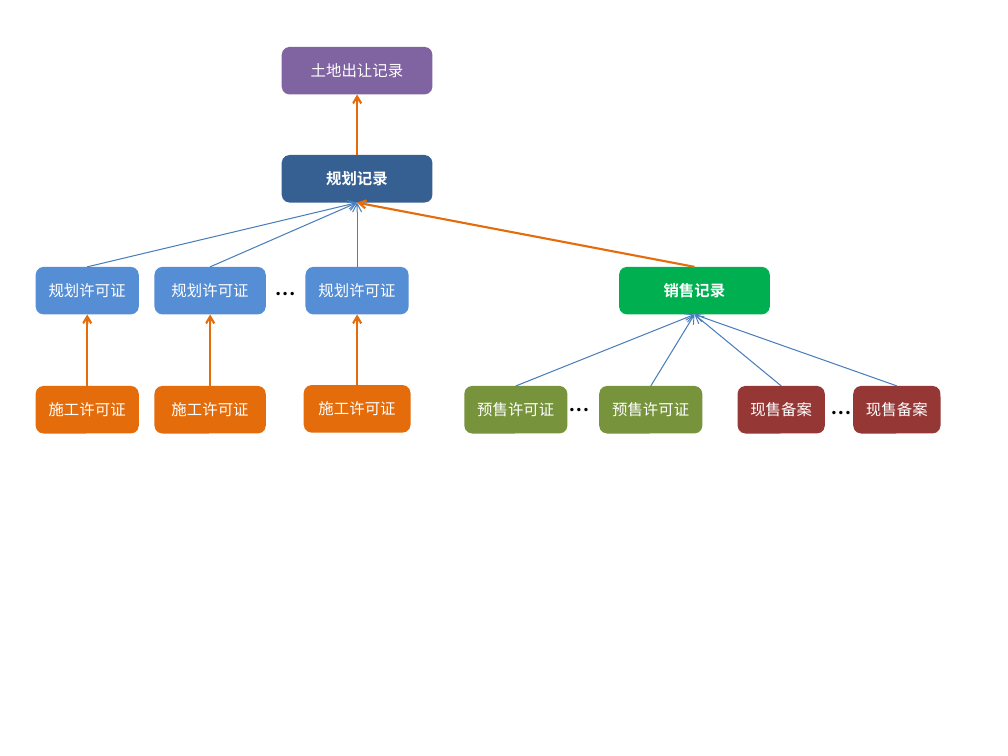
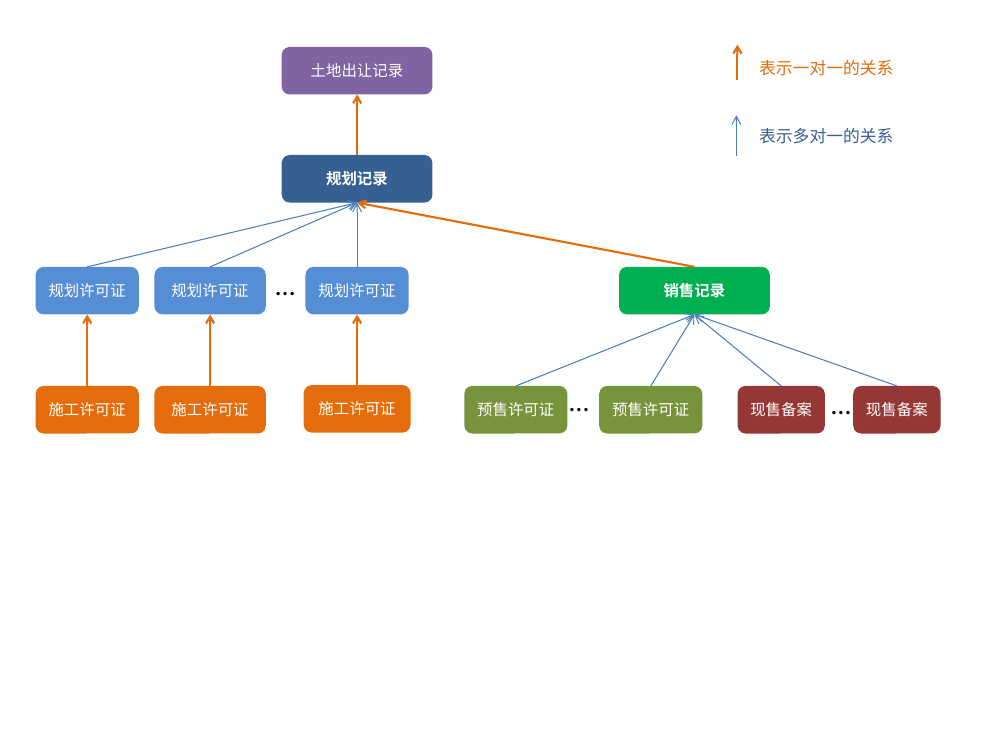
Before and after one commit to micty/house, a slide deck: slide 2 of permit/doc/逻辑关系.pptx. Drawn at 1008x756 pixels with LibreOffice and Linux fonts; fonts in the diff are those of the drawing. Boxes give left, top, right and bottom in pixels: in the first picture for what was removed or moved away, otherwise in the second. Text is boxed around its words. In the diff, an @@ line names an element or a change of style, - is before the commit and + after.

```diff
--- a/permit/doc/逻辑关系.pptx
+++ b/permit/doc/逻辑关系.pptx
@@ arrow added from (738, 80) to (738, 44), #E46C0A 1.5 pt @@
@@ text added at (759, 60, 893, 76), 12 pt, text #E46C0A @@
+表示一对一的关系
@@ arrow added from (737, 156) to (737, 115), #4B7EBC 0.75 pt @@
@@ text added at (759, 128, 893, 144), 12 pt, text #376092 @@
+表示多对一的关系
```
Also in this commit, not shown: 52 other files.
